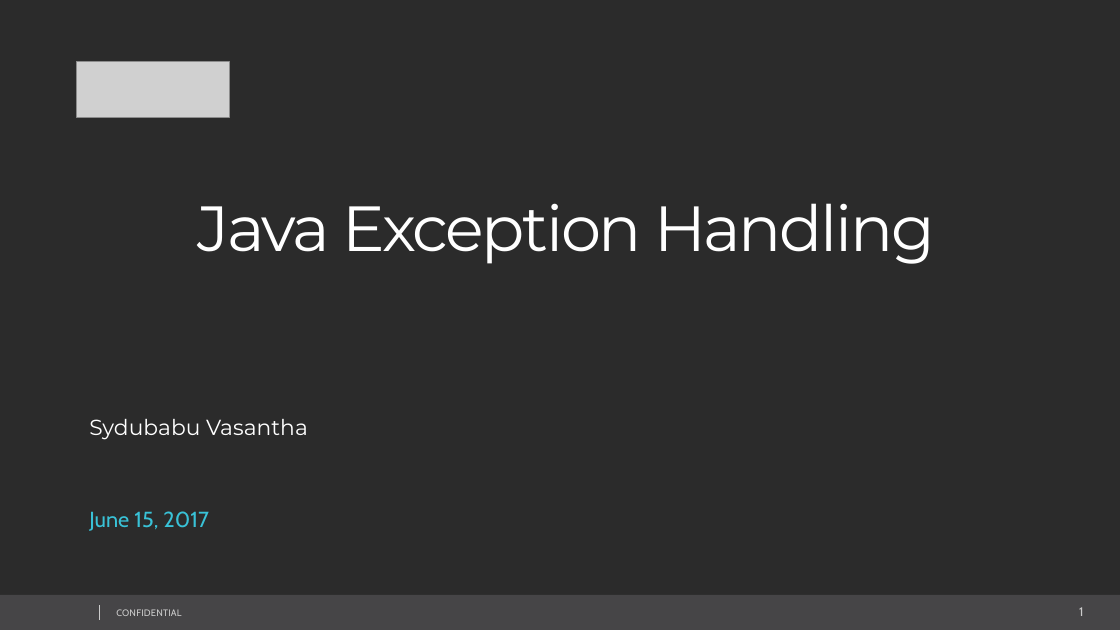
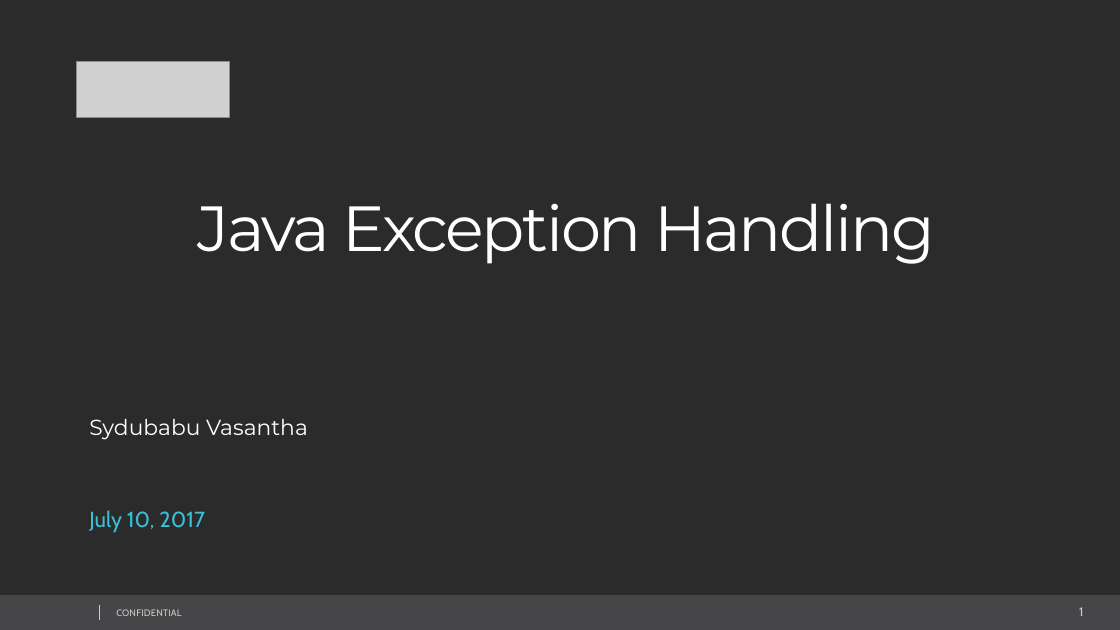
Before and after one commit to svasanth/exceptions, a slide deck: slide 1 of Java Exception Handling.pptx. Drawn at 1120x630 pixels with LibreOffice and Linux fonts; fonts in the diff are those of the drawing; grey boxes stand for pictures; background and template pictures are left out; a plain dark background stands for a picture behind light text. Boxes give left, top, right and bottom in pixels: in the first picture for what was removed or moved away, otherwise in the second. Text is boxed around its words. In the diff, an @@ line names an element or a change of style, - is before the commit and + after.

```diff
--- a/Java Exception Handling.pptx
+++ b/Java Exception Handling.pptx
@@ text at <box>89,510,205,532</box>: text changed @@
-June 15, 2017
+July 10, 2017
```
Also in this commit, not shown: 7 other slides changed, 12 slides added, 14 other files.
